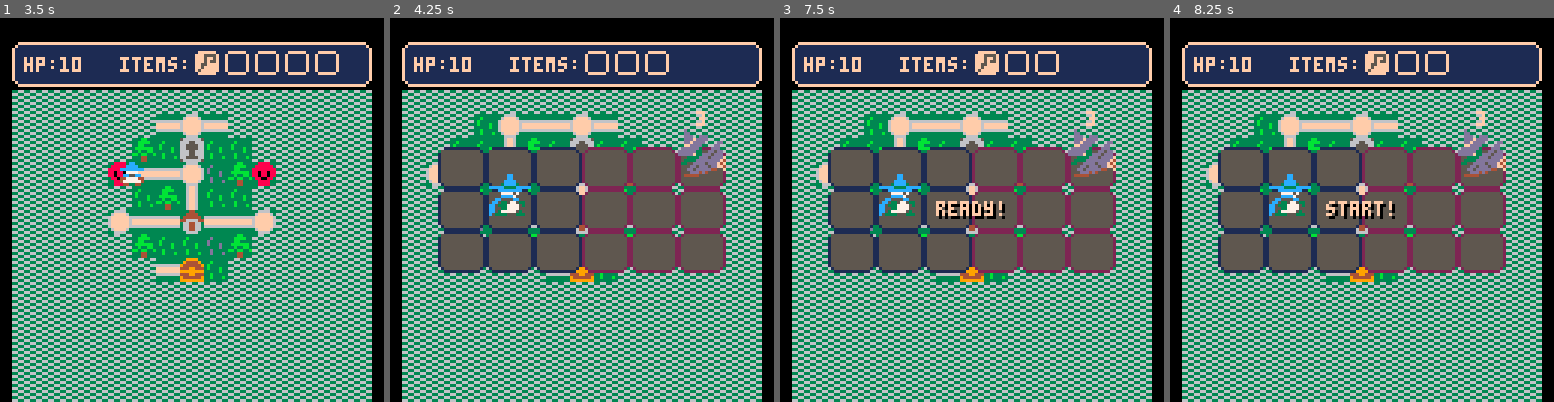
Above: before the commit, frames 1-4 (left to right).
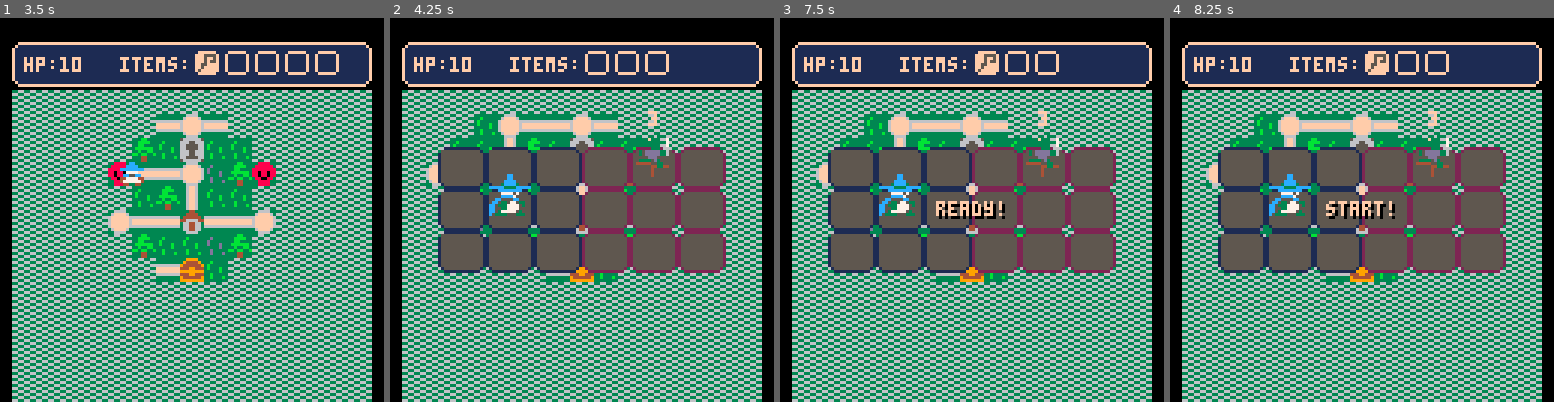
Above: after the commit, the same moments.

Repository: AddisonMink/tumberts-quest-p8
Game: PICO-8 cartridge wip.p8
Two runs of this game, one before a commit and one after it. Both use one fixed random seed, a clock stepped at 60 frames per second and the inputs below.
Inputs:
- Up to frame 1 (3.5 s): tap X (X key) at 0.33, 1.07, 1.85, 2.97 s; tap O (Z key) at 0.7, 1.7, 2.1, 2.5, 2.9, 3.3 s; hold Right 1.6-2.1 s; hold Up 2.15-2.42 s; hold Right 2.47-3.03 s; hold Left from 3.08 s (still down)
- Up to frame 2 (4.25 s): release Left at 3.58 s; hold Down 3.63-3.97 s; tap O (Z key) at 3.7, 4.1 s; hold Right from 4.02 s (still down); tap X (X key) at 4.08 s
- Up to frame 3 (7.5 s): tap O (Z key) every 0.4 s from 4.5 to 7.3 s; release Right at 4.68 s; hold Up 4.73-5.03 s; hold Left 5.08-5.68 s; tap X (X key) at 5.2, 6.32, 7.43 s; hold Down 5.73-6.03 s; hold Right 6.08-6.58 s; hold Right 6.63-7.13 s; hold Up 7.18-7.45 s
- Up to frame 4 (8.25 s): hold Right 7.5-8.07 s; tap O (Z key) at 7.7, 8.1 s; hold Left from 8.12 s (still down)

Frame 1 is identical in both runs. In frame 2, 1.3% of the frame differs, in the area x 64-88%, y 24-42%; in frame 3, 1.3%; in frame 4, 1.3%.

Commit message:
add cuthroat.

Diff:
--- a/battle.lua
+++ b/battle.lua
@@ -21,7 +21,7 @@
 
   player = add_player(entities, hp, 2, 2)
   player.items = {}
-  add_witch(entities, 6, 1)
+  add_cutthroat(entities, 5, 1)
 
   for e in all(entities) do
     if e.reward then add(rewards, e.reward) end
@@ -91,6 +91,7 @@
           local hit = damager.hurtbox == target.hitbox
               and damager.col == target.col
               and damager.row == target.row
+              and target.hp
               and target.invincible.t <= 0
 
           if hit then
@@ -120,6 +121,7 @@
   function death_system()
     for e in all(entities) do
       if e.hp and e.hp <= 0 then
+        if e.die then e:die() end
         del(entities, e)
       end
     end
@@ -128,7 +130,7 @@
   function column_system()
     enemy_col = 7
     for e in all(entities) do
-      if e.hitbox == "enemy" and e.col < enemy_col then
+      if e.hitbox == "enemy" and not e.no_claim and e.col < enemy_col then
         enemy_col = e.col
       end
     end
@@ -169,7 +171,7 @@
         local ex = x + (e.col - 1) * 16
         local ey = y + (e.row - 1) * 14
         sprite:spr(e.sprite, ex, ey)
-        if e.hitbox == "enemy" then
+        if e.hitbox == "enemy" and e.hp then
           local hp_x = x + (e.col - 1) * 16 + 6
           local hp_y = y + (e.row - 1) * 14 - 12
           print(e.hp, hp_x, hp_y, 15)
@@ -187,6 +189,13 @@
   function me:move(entity, entities, enemy_col, col, row)
     if col < 1 or col > 6 or row < 1 or row > 3 then return end
     if entity.hitbox == "player" and col >= enemy_col then return end
+
+    for e in all(entities) do
+      if e ~= me and e.hitbox and e.row == row and e.col == col then
+        return
+      end
+    end
+
     local h = entity.col ~= col
     me:blur(entities, entity.col, entity.row, h)
     entity.col = col
--- /dev/null
+++ b/cutthroat.lua
@@ -0,0 +1,72 @@
+function add_cutthroat(entities, col, row)
+  local attack_cd = 0
+  local windup_dur = 0.5
+  local attack_dur = 0.5
+  local knife_sprite = sprite:mk(104, "long")
+  local knife_params = { dur = attack_dur, hurtbox = "player" }
+
+  local state = "idle"
+  local old_col = nil
+  local timer = { t = 0 }
+  local cooldown = { t = 0 }
+  local post = nil
+
+  local me = {
+    col = col,
+    row = row,
+    sprite = sprite:mk(70, "big", 0, -6),
+    hitbox = "enemy",
+    hp = 3,
+    invincible = { t = 0 }
+  }
+
+  local function can_attack(player)
+    return tick(cooldown)
+        and me.row == player.row
+        and player.col > 1
+  end
+
+  function me:update(enemy_col, player)
+    if state == "idle" and can_attack(player) then
+      state = "windup"
+      battle_util:blur(entities, me.col, me.row)
+      old_col = me.col
+      post = add_post(entities, me.col, me.row)
+      me.col = player.col - 1
+      me.sprite.id = 102
+      me.no_claim = true
+      timer.t = windup_dur
+    elseif state == "windup" and tick(timer) then
+      state = "attack"
+      me.sprite.id = 72
+      timer.t = attack_dur
+      battle_util:melee(entities, me.col + 1, me.row, knife_sprite, knife_params)
+    elseif state == "attack" and tick(timer) then
+      state = "idle"
+      me.sprite.id = 70
+      cooldown.t = attack_cd
+      battle_util:blur(entities, me.col, me.row)
+      me.col = old_col
+      me.no_claim = nil
+      del(entities, post)
+    end
+  end
+
+  function me:die()
+    if post then del(entities, post) end
+  end
+
+  add(entities, me)
+end
+
+function add_post(entities, col, row)
+  local me = {
+    col = col,
+    row = row,
+    sprite = sprite:mk(120, "long", 0, 2),
+    hitbox = "enemy"
+  }
+
+  add(entities, me)
+  return me
+end
--- a/wip.p8
+++ b/wip.p8
@@ -11,6 +11,7 @@
 #include redcap.lua
 #include scamp.lua
 #include witch.lua
+#include cutthroat.lua
 #include battle.lua
 #include item.lua
 #include world.lua
Not shown, changed: 27 lines of the sprite sheet (__gfx__) section of wip.p8
